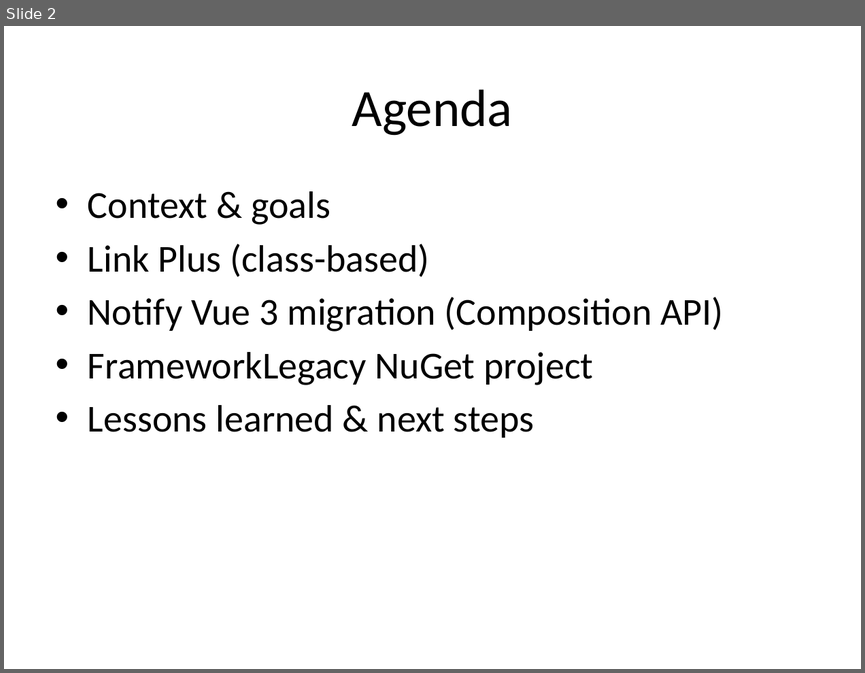
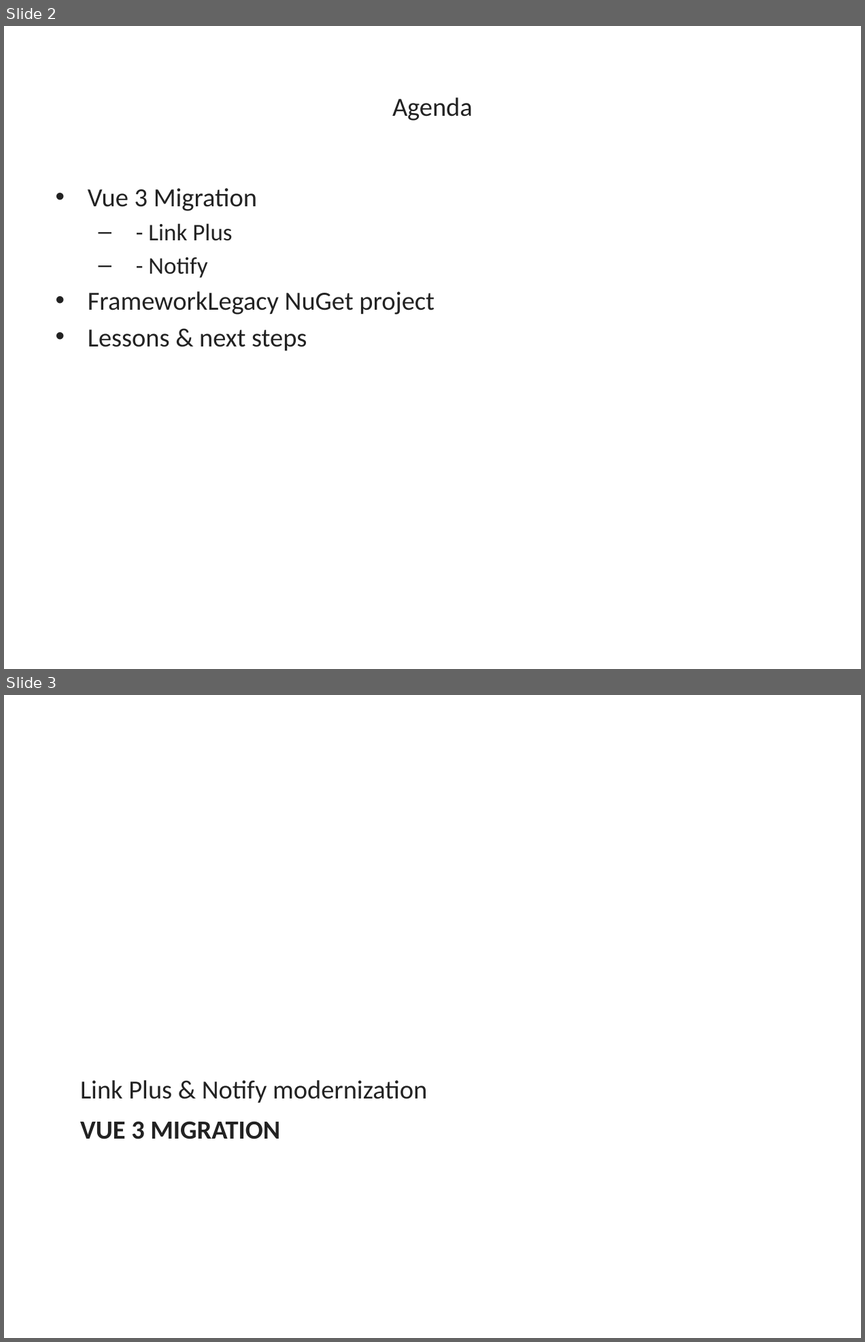
Before and after one commit to VinhSquid/file-word, a slide deck: slideshow.pptx. Shown one above the other, each under a label of ours: slide 2 before the commit, slides 2 and 3 after it. The pictures are 865x673 and 865x1342 pixels, drawn with LibreOffice and Linux fonts; fonts in the diff are those of the drawing. Boxes give left, top, right and bottom in pixels: in the first picture for what was removed or moved away, otherwise in the second. Text is boxed around its words. In the diff, an @@ line names an element or a change of style, - is before the commit and + after.

```diff
--- a/slideshow.pptx
+++ b/slideshow.pptx
@@ slide 3 added at [4,695,861,1338], background #FFFFFF @@
@@ text added at [80,1080,427,1103], 22 pt, text #222222 @@
+Link Plus & Notify modernization
@@ title added at [80,1121,280,1139], 22 pt, text #222222, bold @@
+VUE 3 MIGRATION
@@ slide 2 changed as well @@
@@ title "Agenda" at [392,97,473,121]: size 44 to 22 pt, text colour #000000 to #222222 @@
@@ text at [88,188,257,278]: text changed; size 32 to 20 pt; text colour #000000 to #222222 @@
-• Context & goals
-• Link Plus (class-based)
-• Notify Vue 3 migration (Composition API)
+• Vue 3 Migration
+  – - Link Plus
+  – - Notify
@@ text at [88,291,434,314]: size 32 to 22 pt, text colour #000000 to #222222 in "FrameworkLegacy NuGet project"; less space between paragraphs @@
@@ text at [88,329,307,351]: text changed; size 32 to 22 pt; text colour #000000 to #222222 @@
-• Lessons learned & next steps
+• Lessons & next steps
```
Also in this commit, not shown: 5 other slides changed, 1 other slide added.
